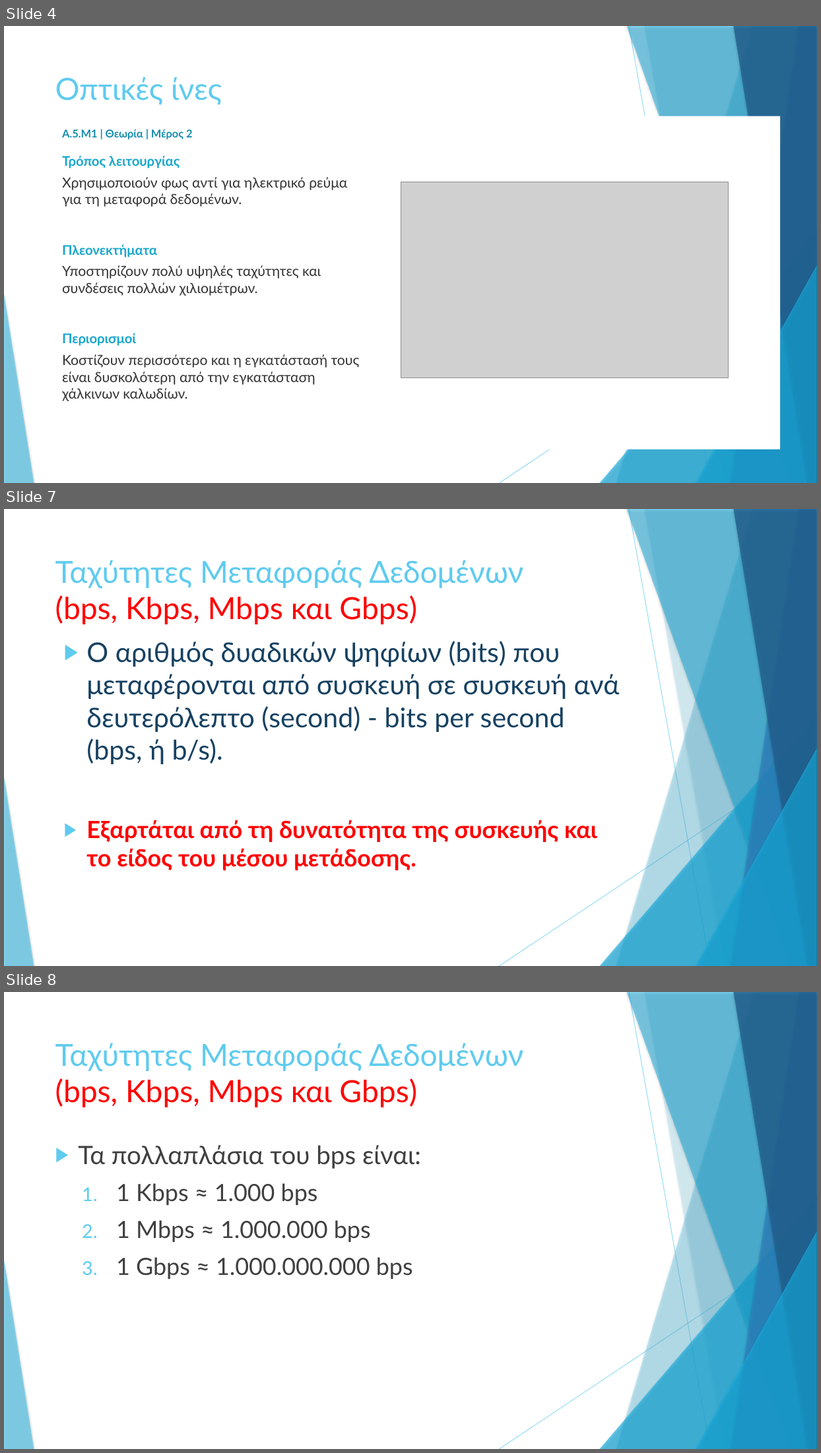
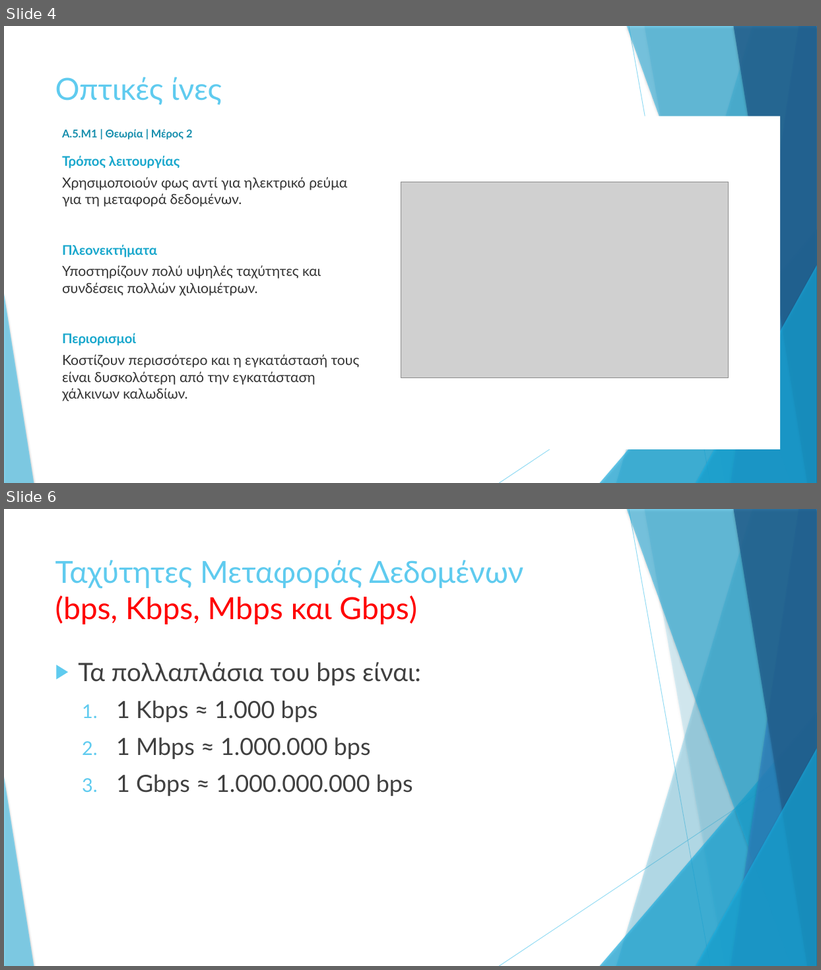
Before and after one commit to aristos32/education, a slide deck: schools-presentations/A Lykeiou/A5 - Computer Networks and Internet/A.5.M1 Εισαγωγή - Μέρος 2.pptx. Shown one above the other, each under a label of ours: slides 4, 7 and 8 before the commit, slides 4 and 6 after it; the slides between them are not shown. The pictures are 821x1453 and 821x970 pixels, drawn with LibreOffice and Linux fonts; fonts in the diff are those of the drawing; grey boxes stand for pictures. Boxes give left, top, right and bottom in pixels: in the first picture for what was removed or moved away, otherwise in the second. Text is boxed around its words. In the diff, an @@ line names an element or a change of style, - is before the commit and + after.

```diff
--- a/schools-presentations/A Lykeiou/A5 - Computer Networks and Internet/A.5.M1 Εισαγωγή - Μέρος 2.pptx
+++ b/schools-presentations/A Lykeiou/A5 - Computer Networks and Internet/A.5.M1 Εισαγωγή - Μέρος 2.pptx
@@ slide 7 removed at <box>4,509,817,966</box>, background #FFFFFF; not listed: 10 template elements that a slide beside it also shows @@
@@ title removed at <box>55,560,523,625</box> @@
-Ταχύτητες Μεταφοράς Δεδομένων
-(bps, Kbps, Mbps και Gbps)
@@ text removed at <box>86,641,620,871</box> @@
-▶ Ο αριθμός δυαδικών ψηφίων (bits) που μεταφέρονται από συσκευή σε συσκευή ανά δευτερόλεπτο (second) - bits per second (bps, ή b/s).
-▶ Εξαρτάται από τη δυνατότητα της συσκευής και το είδος του μέσου μετάδοσης.
@@ what was slide 8 is now slide 6 @@
```
Also in this commit, not shown: 1 slide changed, 1 other slide removed, 20 other files.
